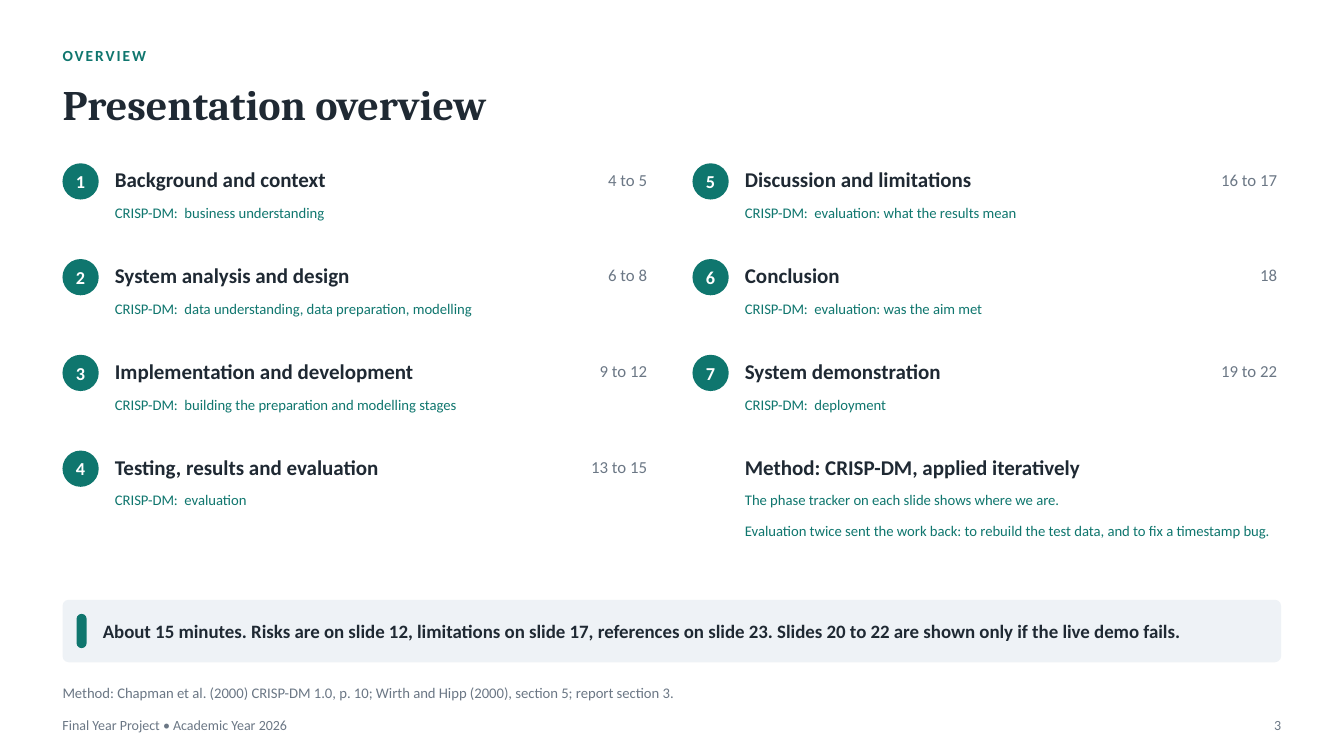
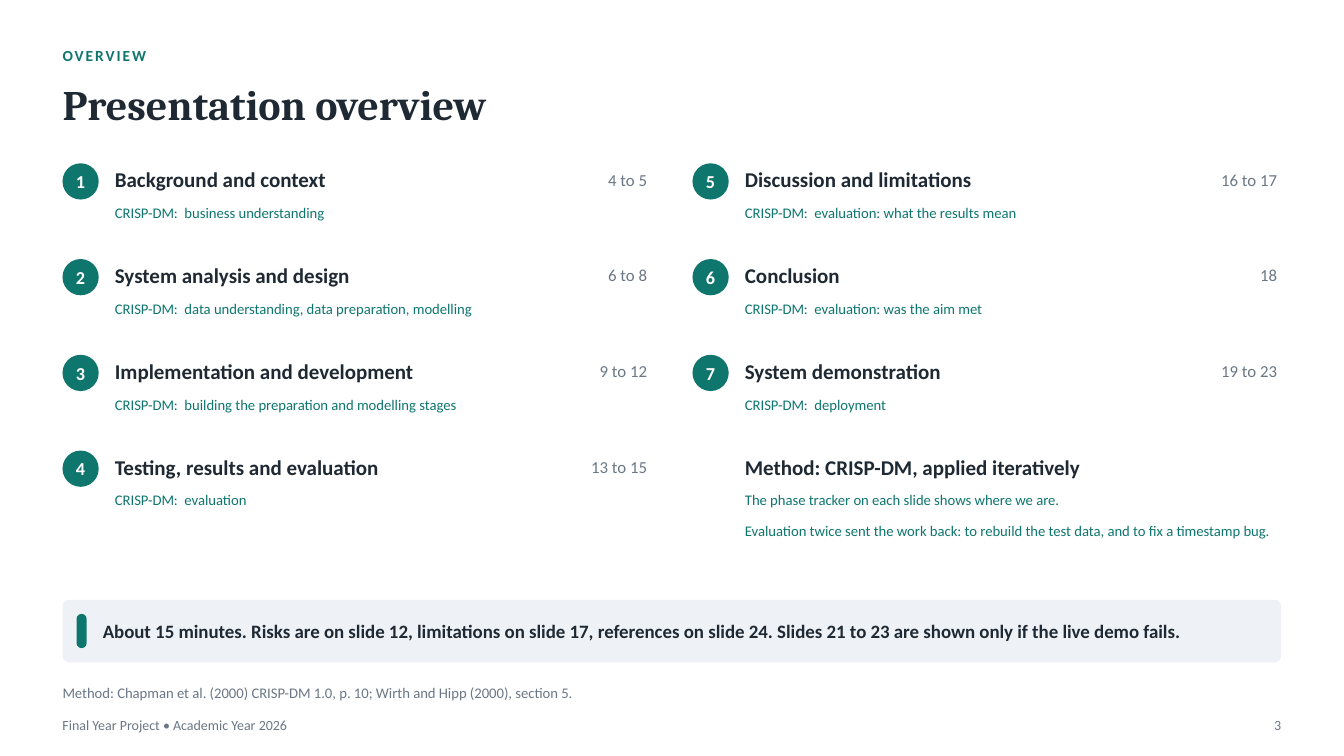
Before and after one commit to Samuelkaoma-eng/SKACE-TIME-DATA, a slide deck: slide 3 of docs/deliverables/Kaoma_Paradata_Presentation.pptx. Drawn at 1344x756 pixels with LibreOffice and Linux fonts; fonts in the diff are those of the drawing. Boxes give left, top, right and bottom in pixels: in the first picture for what was removed or moved away, otherwise in the second. Text is boxed around its words. In the diff, an @@ line names an element or a change of style, - is before the commit and + after.

```diff
--- a/docs/deliverables/Kaoma_Paradata_Presentation.pptx
+++ b/docs/deliverables/Kaoma_Paradata_Presentation.pptx
@@ text at bbox=[1221, 366, 1277, 377]: text changed @@
-19 to 22
+19 to 23
@@ text at bbox=[103, 624, 1180, 641]: text changed @@
-About 15 minutes. Risks are on slide 12, limitations on slide 17, references on slide 23. Slides 20 to 22 are shown only if the live demo fails.
+About 15 minutes. Risks are on slide 12, limitations on slide 17, references on slide 24. Slides 21 to 23 are shown only if the live demo fails.
@@ text at bbox=[63, 687, 572, 701]: text changed @@
-Method: Chapman et al. (2000) CRISP-DM 1.0, p. 10; Wirth and Hipp (2000), section 5; report section 3.
+Method: Chapman et al. (2000) CRISP-DM 1.0, p. 10; Wirth and Hipp (2000), section 5.
```
Also in this commit, not shown: 2 other slides changed, 1 slide added, 1 other file.
